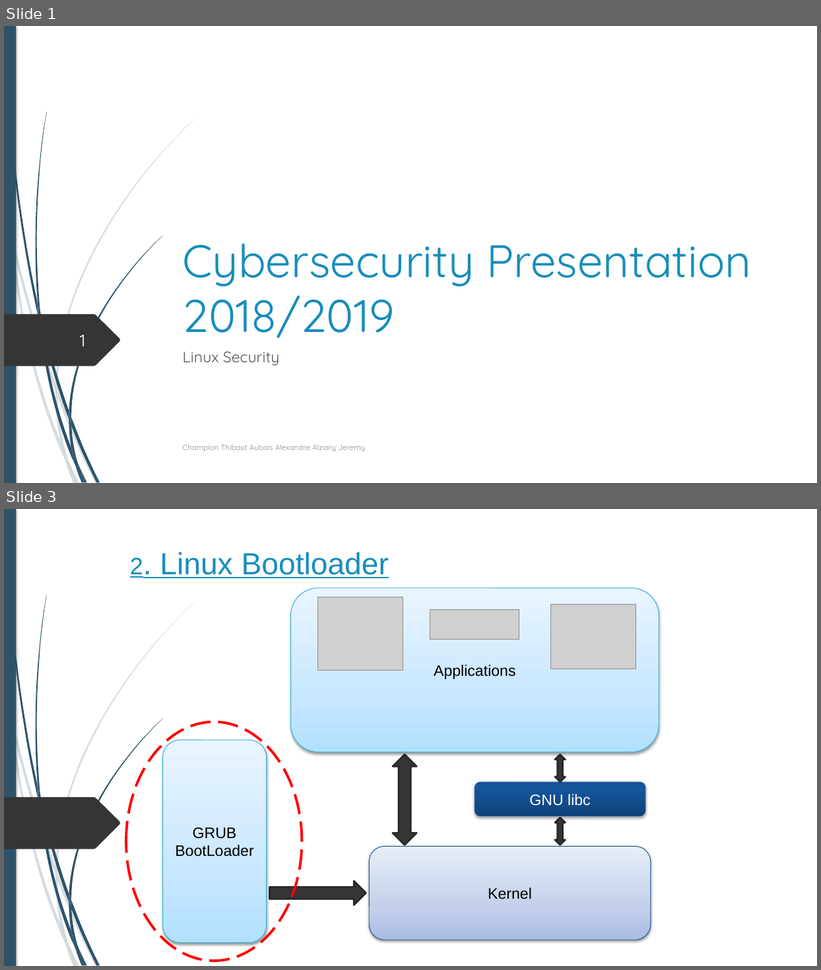
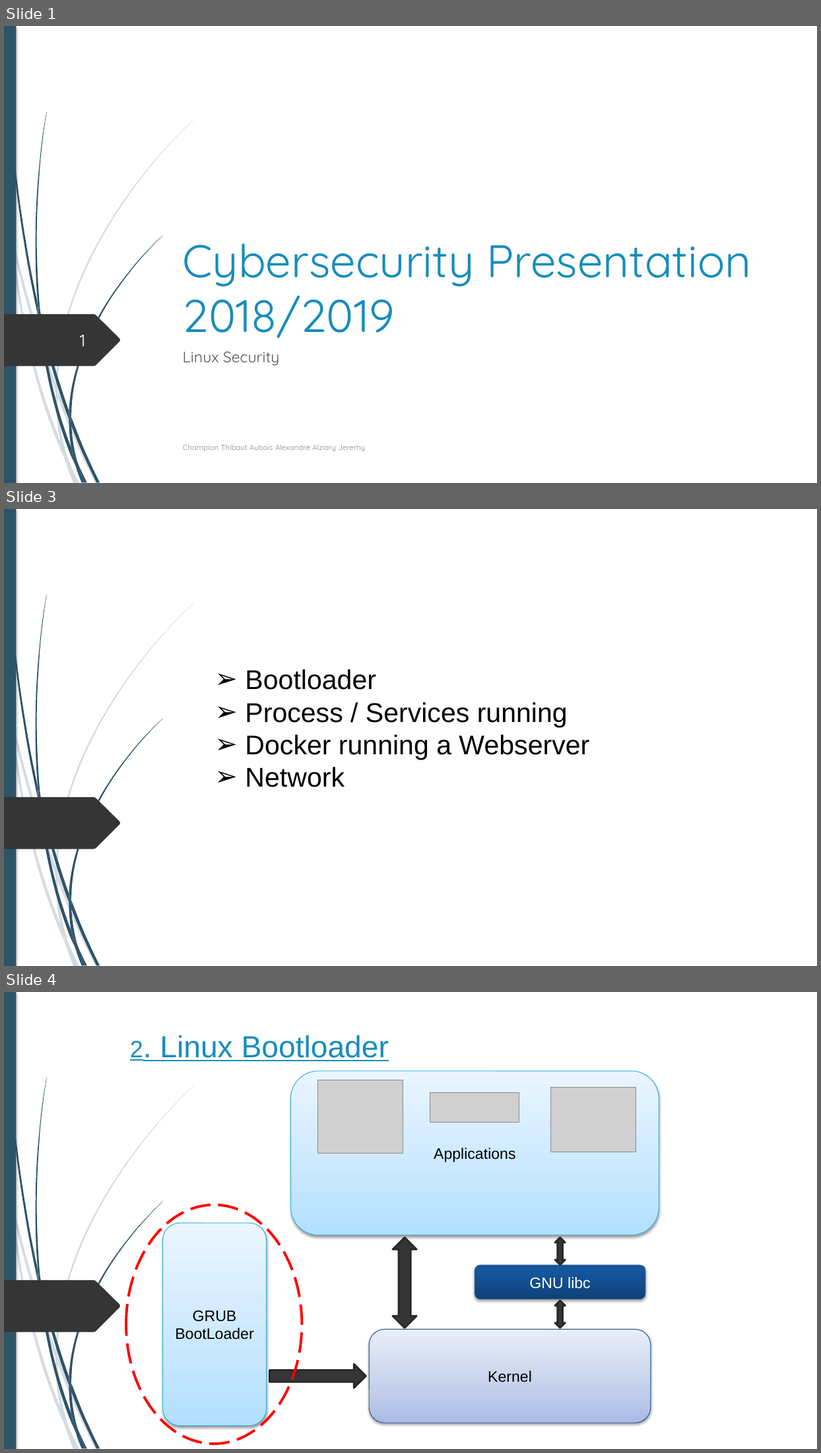
Before and after one commit to alexandreAubois/Secu_linux, a slide deck: Projet-Linux.pptx. Shown one above the other, each under a label of ours: slides 1 and 3 before the commit, slides 1, 3 and 4 after it; the slides between them are not shown. The pictures are 821x970 and 821x1453 pixels, drawn with LibreOffice and Linux fonts; fonts in the diff are those of the drawing; grey boxes stand for pictures; background and template pictures are left out. Boxes give left, top, right and bottom in pixels: in the first picture for what was removed or moved away, otherwise in the second. Text is boxed around its words. In the diff, an @@ line names an element or a change of style, - is before the commit and + after.

```diff
--- a/Projet-Linux.pptx
+++ b/Projet-Linux.pptx
@@ slide 3 added at <box>4,509,817,966</box>, background #FFFFFF; not listed: 24 template elements that a slide beside it also shows @@
@@ text added at <box>245,669,589,788</box>, 32 pt, text #000000 @@
+➢ Bootloader
+➢ Process / Services running
+➢ Docker running a Webserver
+➢ Network
@@ what was slide 3 is now slide 4 @@
```
Also in this commit, not shown: 5 slides changed, 9 other slides added.
